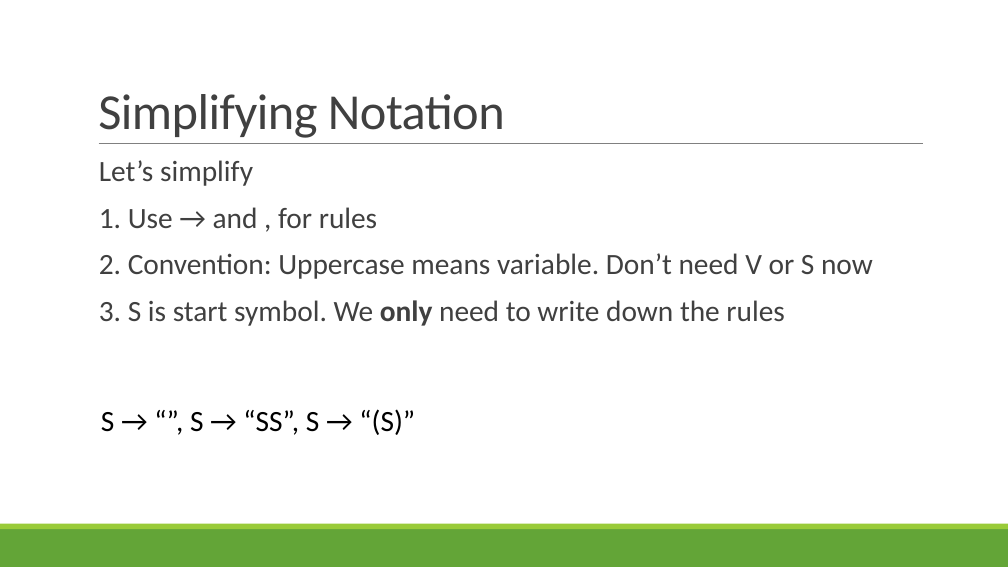
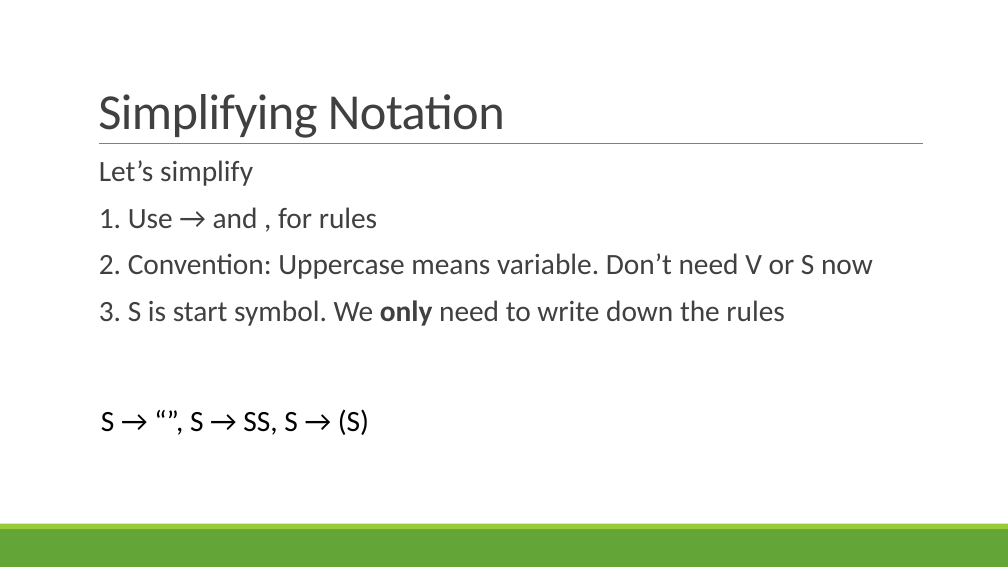
Before and after one commit to rbohrer/pl-course, a slide deck: slide 44 of LectureSlides/03Parsing.pptx. Drawn at 1008x567 pixels with LibreOffice and Linux fonts; fonts in the diff are those of the drawing. Boxes give left, top, right and bottom in pixels: in the first picture for what was removed or moved away, otherwise in the second. Text is boxed around its words. In the diff, an @@ line names an element or a change of style, - is before the commit and + after.

```diff
--- a/LectureSlides/03Parsing.pptx
+++ b/LectureSlides/03Parsing.pptx
@@ text at box(101, 409, 369, 435): text changed @@
-  S → “”, S → “SS”, S → “(S)”
+  S → “”, S → SS, S → (S)
```
Also in this commit, not shown: 10 other slides changed.
